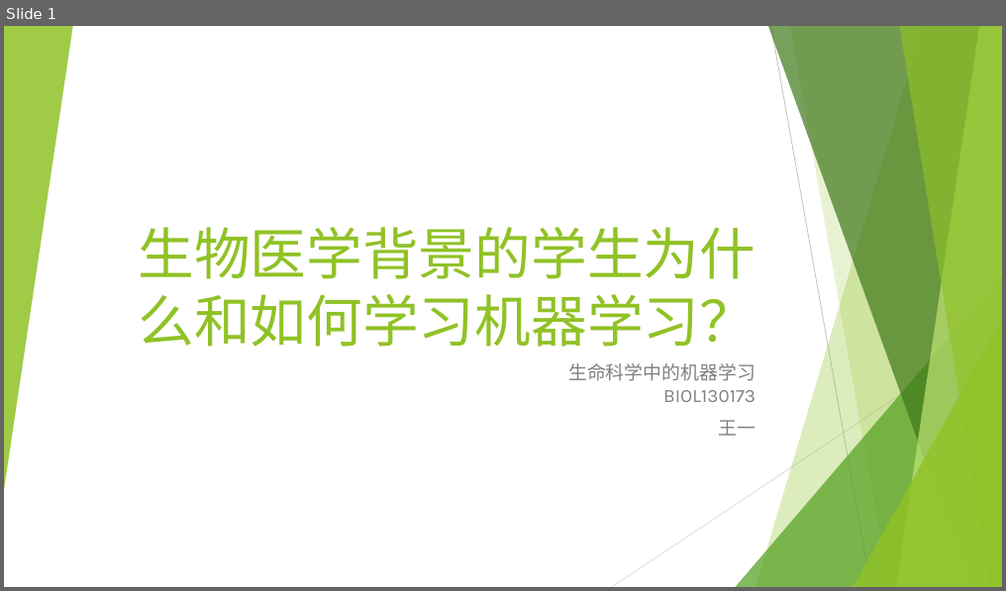
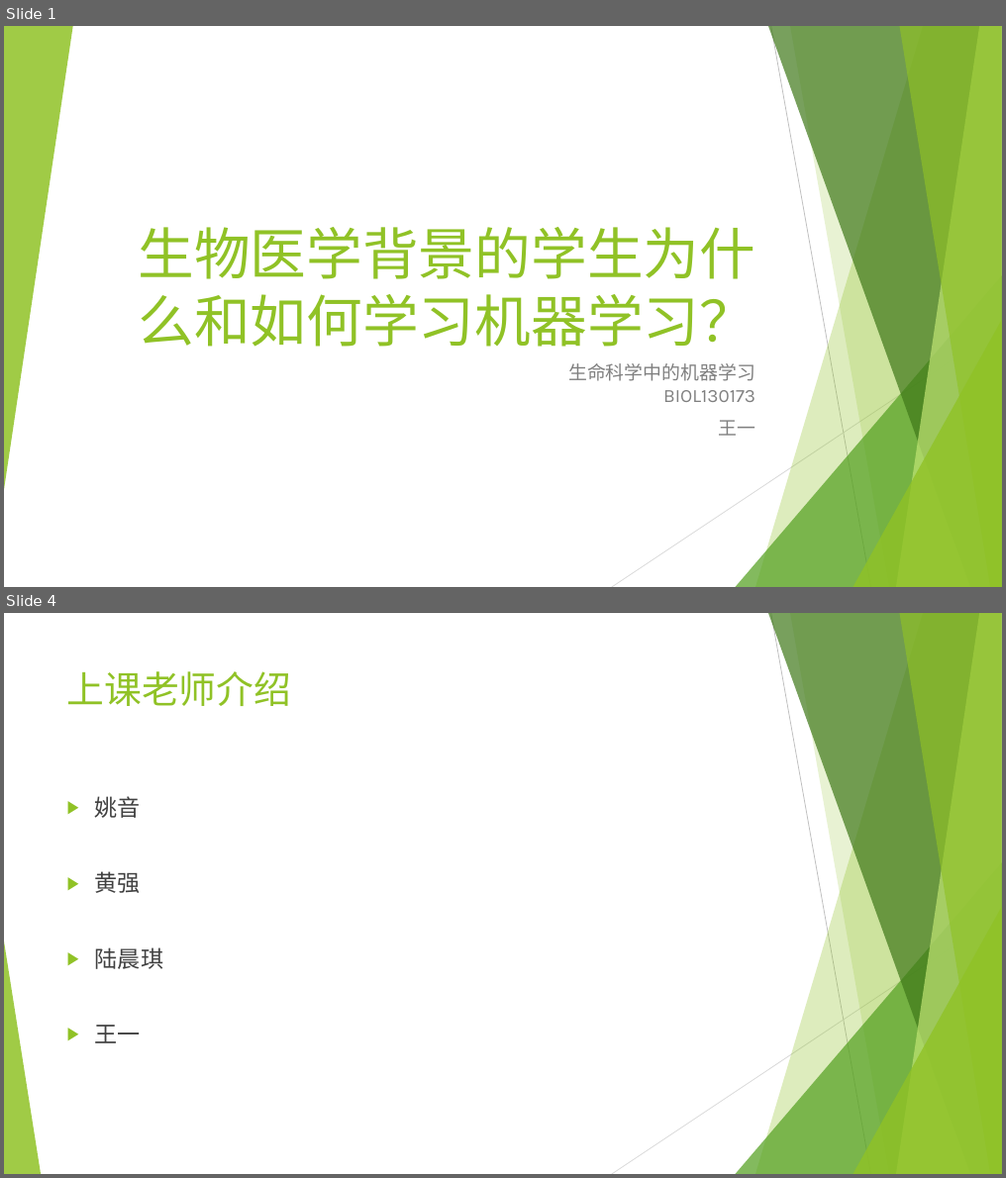
Before and after one commit to wangyi-fudan/BIOL130173, a slide deck: 0_why_and_how.pptx. Shown one above the other, each under a label of ours: slide 1 before the commit, slides 1 and 4 after it; the slides between them are not shown. The pictures are 1006x591 and 1006x1178 pixels, drawn with LibreOffice and Linux fonts; fonts in the diff are those of the drawing. Boxes give left, top, right and bottom in pixels: in the first picture for what was removed or moved away, otherwise in the second. Text is boxed around its words. In the diff, an @@ line names an element or a change of style, - is before the commit and + after.

```diff
--- a/0_why_and_how.pptx
+++ b/0_why_and_how.pptx
@@ slide 4 added at [4,613,1002,1174], background #FFFFFF; not listed: 9 template elements that a slide beside it also shows @@
@@ title added at [67,671,292,706], 36 pt, text #90C226 @@
+上课老师介绍
@@ text added at [95,796,163,1044], 22 pt, text #404040 @@
+▶ 姚音
+▶ 黄强
+▶ 陆晨琪
+▶ 王一
@@ triangle added at [4,942,41,1174], fill #90C226 at 85% opacity @@
```
Also in this commit, not shown: 2 slides changed, 2 other slides added.
